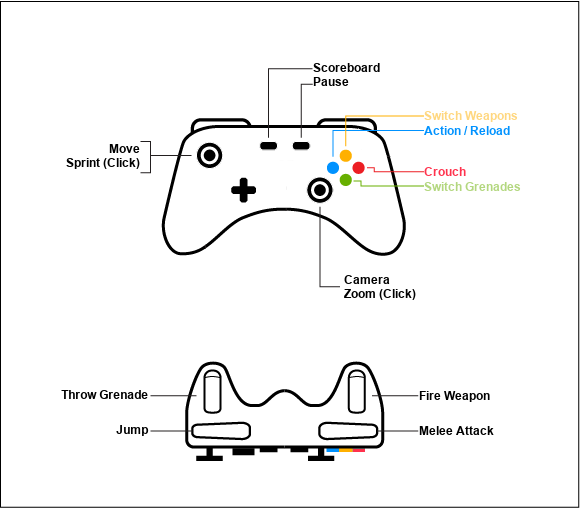
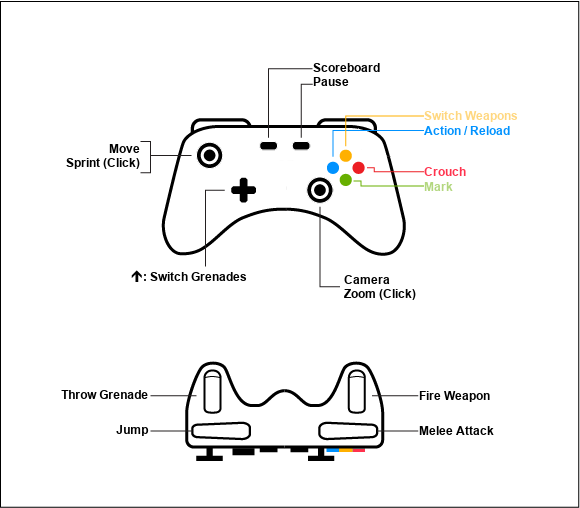
The second 580×508 image is a revision of the first. Changes to its layers:
added layer ": Switch Grenades" above "Pasted Layer" over 144, 272, 247, 281
added layer "Pasted Layer" above "Move ..." over 131, 270, 142, 282
renamed "Switch Grenades" to "Mark", painted on it over 424, 182, 521, 191
painted on "Layer #1" over 195, 189, 233, 273
